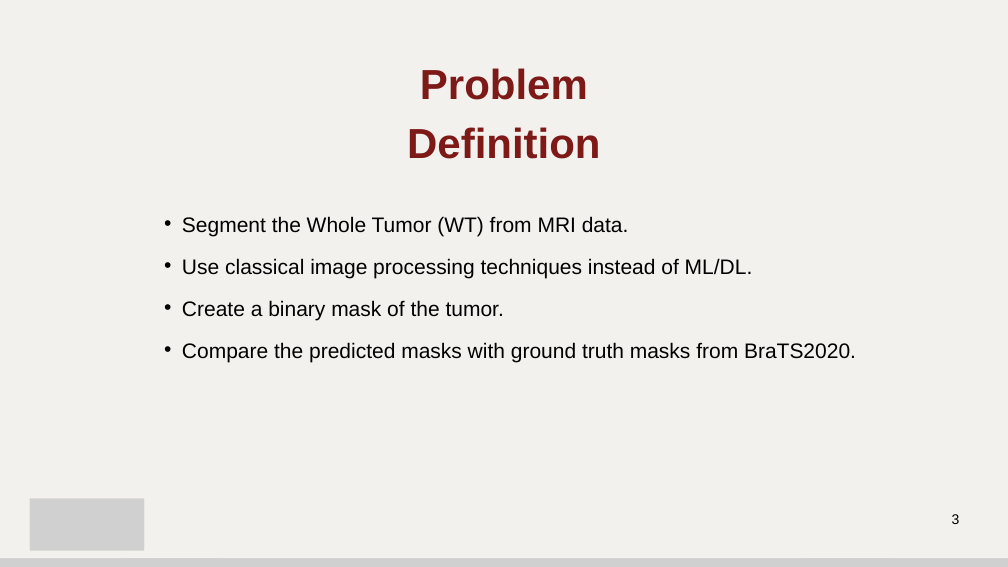
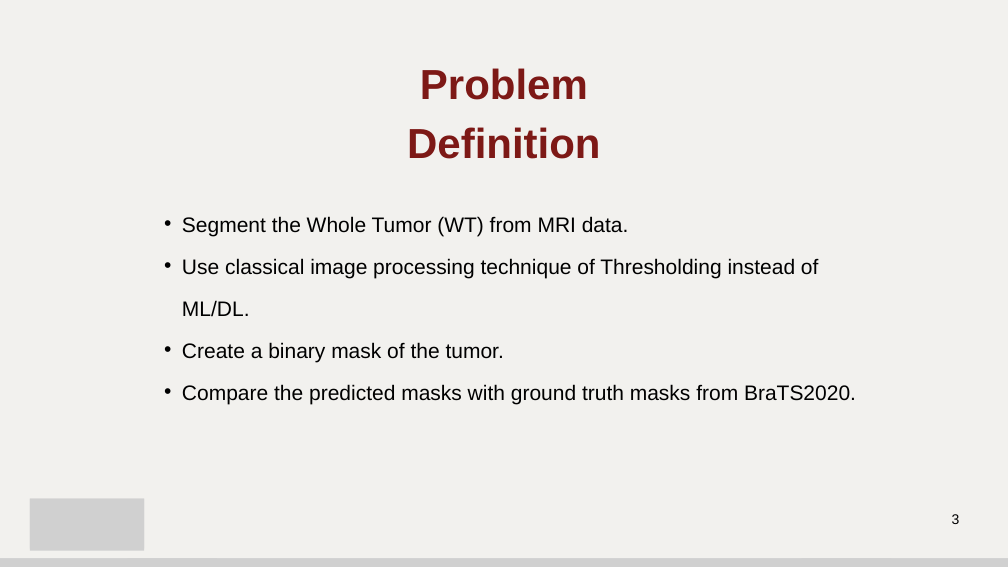
Before and after one commit to codesensei404/DIP_2026_Project20_Group18, a slide deck: slide 3 of Mid_Sem_Report/Group18_Project20_MidSem_PPT_DIP_2026.pptx. Drawn at 1008x567 pixels with LibreOffice and Linux fonts; fonts in the diff are those of the drawing; grey boxes stand for pictures. Boxes give left, top, right and bottom in pixels: in the first picture for what was removed or moved away, otherwise in the second. Text is boxed around its words. In the diff, an @@ line names an element or a change of style, - is before the commit and + after.

```diff
--- a/Mid_Sem_Report/Group18_Project20_MidSem_PPT_DIP_2026.pptx
+++ b/Mid_Sem_Report/Group18_Project20_MidSem_PPT_DIP_2026.pptx
@@ text at <box>182,258,818,317</box>: text changed @@
-  • Use classical image processing techniques instead of ML/DL.
+  • Use classical image processing technique of Thresholding instead of ML/DL.
```
Also in this commit, not shown: 5 other slides changed, 1 slide added.
